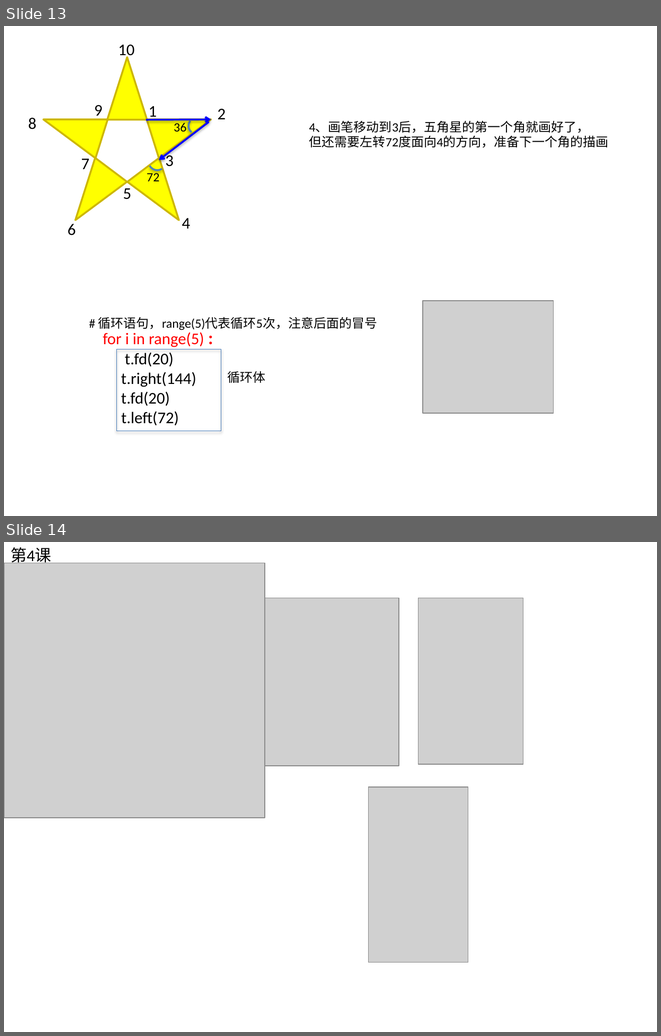
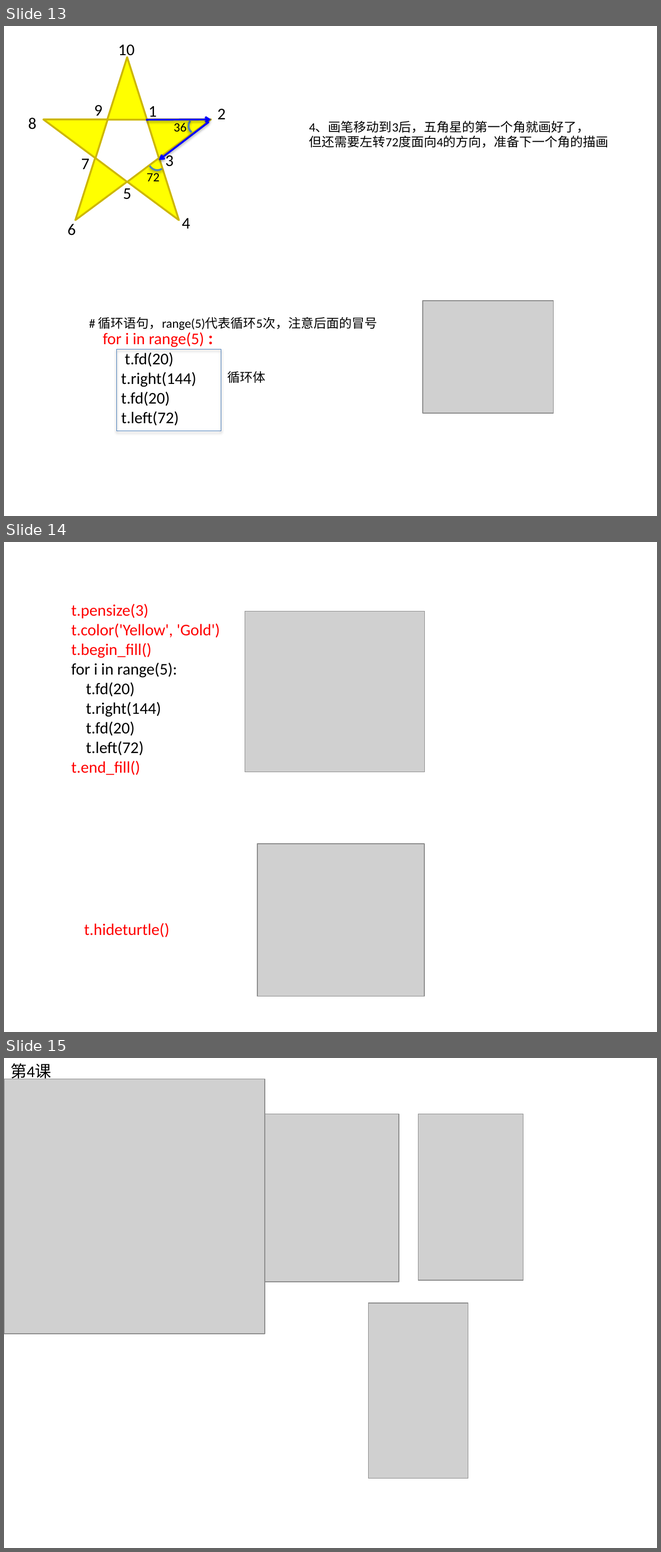
Before and after one commit to jellier/teachkidspython, a slide deck: Python入门课0.pptx. Shown one above the other, each under a label of ours: slides 13 and 14 before the commit, slides 13, 14 and 15 after it. The pictures are 661x1036 and 661x1552 pixels, drawn with LibreOffice and Linux fonts; fonts in the diff are those of the drawing; grey boxes stand for pictures. Boxes give left, top, right and bottom in pixels: in the first picture for what was removed or moved away, otherwise in the second. Text is boxed around its words. In the diff, an @@ line names an element or a change of style, - is before the commit and + after.

```diff
--- a/Python入门课0.pptx
+++ b/Python入门课0.pptx
@@ slide 14 added at bbox=[4, 542, 657, 1032], background #FFFFFF @@
@@ text added at bbox=[71, 603, 220, 775], 18 pt, text #FF0000 @@
+t.pensize(3)
+t.color('Yellow', 'Gold')
+t.begin_fill()
+for i in range(5):
+t.fd(20)
+t.right(144)
+t.fd(20)
+t.left(72)
+t.end_fill()
@@ picture added at bbox=[245, 611, 424, 772] @@
@@ picture added at bbox=[257, 844, 424, 996] @@
@@ text added at bbox=[84, 923, 169, 937], 18 pt, text #FF0000 @@
+t.hideturtle()
@@ what was slide 14 is now slide 15 @@
```
Also in this commit, not shown: 2 slides changed, 1 other slide added, 3 other files.
